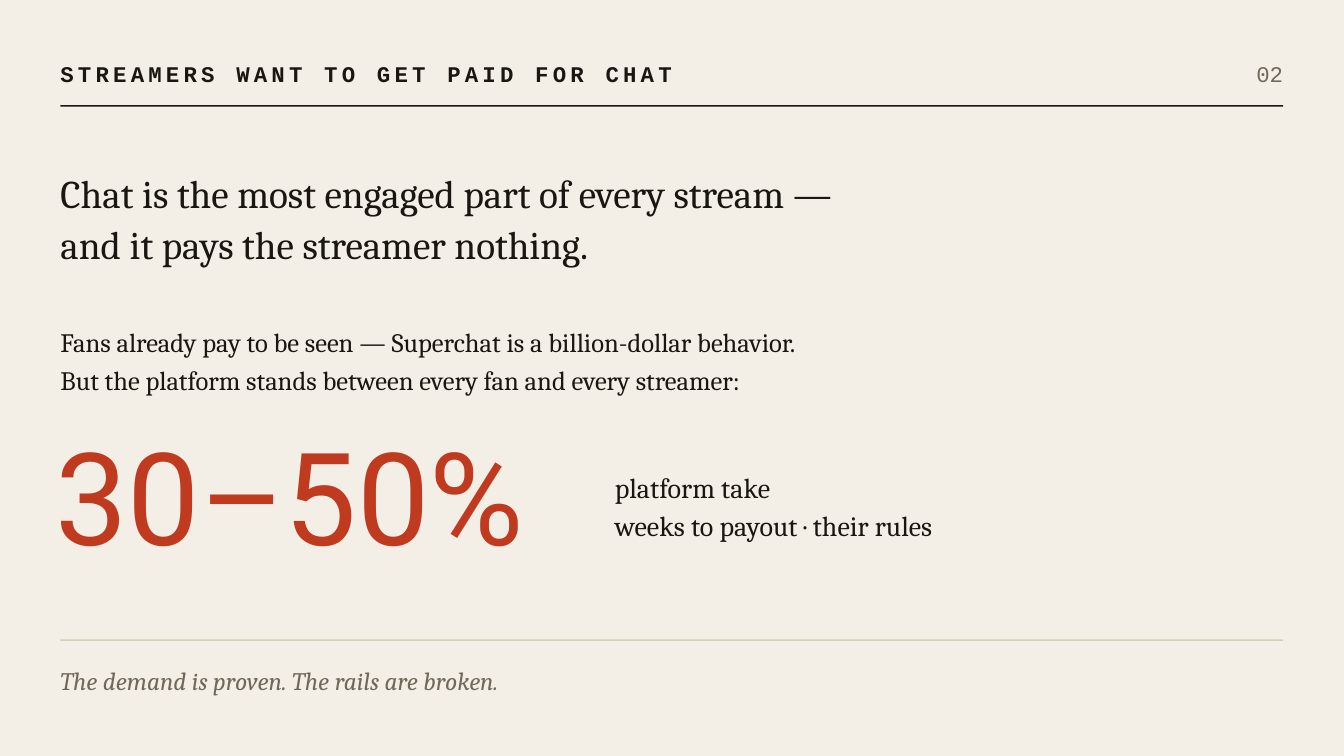
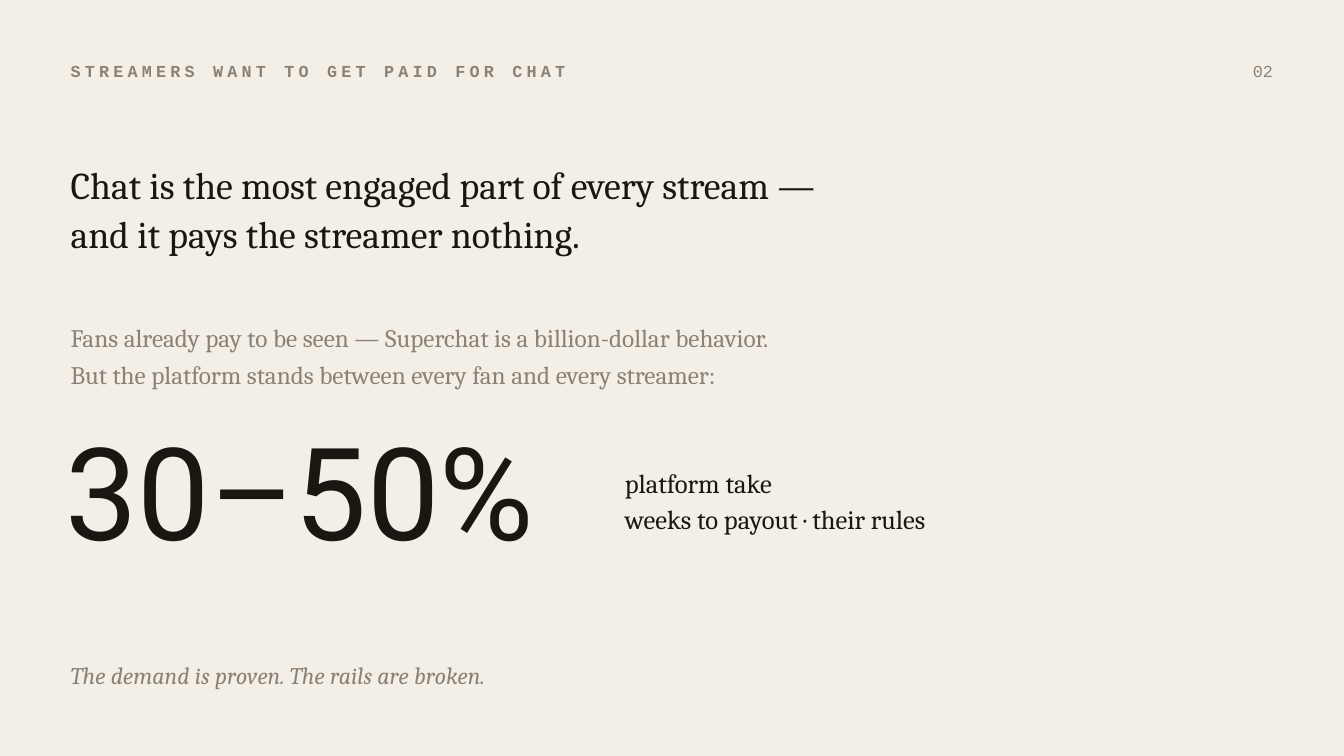
Before and after one commit to Nikita-sud/MonadChat, a slide deck: slide 2 of MonadChat-pitch.pptx. Drawn at 1344x756 pixels with LibreOffice and Linux fonts; fonts in the diff are those of the drawing. Boxes give left, top, right and bottom in pixels: in the first picture for what was removed or moved away, otherwise in the second. Text is boxed around its words. In the diff, an @@ line names an element or a change of style, - is before the commit and + after.

```diff
--- a/MonadChat-pitch.pptx
+++ b/MonadChat-pitch.pptx
@@ text "STREAMERS WANT TO GET PAID ...": place and size @@
-text "STREAMERS WANT TO GET PAID ..." at [60, 67, 672, 83]
+text "STREAMERS WANT TO GET PAID ..." at [71, 66, 565, 77]
@@ text "STREAMERS WANT TO GET PAID ..." at [71, 66, 565, 77]: size 16 to 12 pt, text colour #1A1712 to #8A8274 @@
@@ text "02" at [1253, 66, 1273, 77]: size 16 to 12 pt, text colour #71685A to #8A8274 @@
@@ line removed from (60, 106) to (1284, 106) @@
@@ text "Chat is the most engaged ...": place and size @@
-text "Chat is the most engaged ..." at [60, 180, 785, 268]
+text "Chat is the most engaged ..." at [71, 172, 769, 256]
@@ text "Chat is the most engaged ..." at [71, 172, 769, 256]: size 28 to 27 pt; line spacing 36pt to 35pt @@
@@ text "Fans already pay to be ...": place and size @@
-text "Fans already pay to be ..." at [60, 333, 795, 396]
+text "Fans already pay to be ..." at [71, 329, 768, 390]
@@ text "Fans already pay to be ..." at [71, 329, 768, 390]: size 19 to 18 pt, text colour #1A1712 to #8A8274; line spacing 27pt to 26pt @@
@@ text "30–50%": place and size @@
-text "30–50%" at [55, 452, 523, 547]
+text "30–50%" at [65, 447, 533, 542]
@@ text "30–50%" at [65, 447, 533, 542]: text colour #BF3A1E to #1A1712 @@
@@ text "platform take": place and size @@
-text "platform take" at [615, 478, 932, 542]
+text "platform take" at [625, 474, 925, 535]
@@ text "platform take" at [625, 474, 925, 535]: size 20 to 19 pt; line spacing 27pt to 26pt @@
@@ line removed from (60, 640) to (1284, 640) @@
@@ text "The demand is proven. The ...": place and size @@
-text "The demand is proven. The ..." at [60, 672, 498, 696]
+text "The demand is proven. The ..." at [71, 667, 485, 689]
@@ text "The demand is proven. The ..." at [71, 667, 485, 689]: size 18 to 17 pt, text colour #71685A to #8A8274 @@
```
Also in this commit, not shown: 6 other slides changed.
